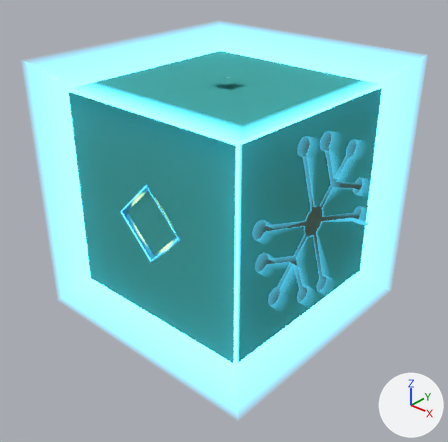
Before and after pictures for a commit that changed the Blender file box-3.0.blend.
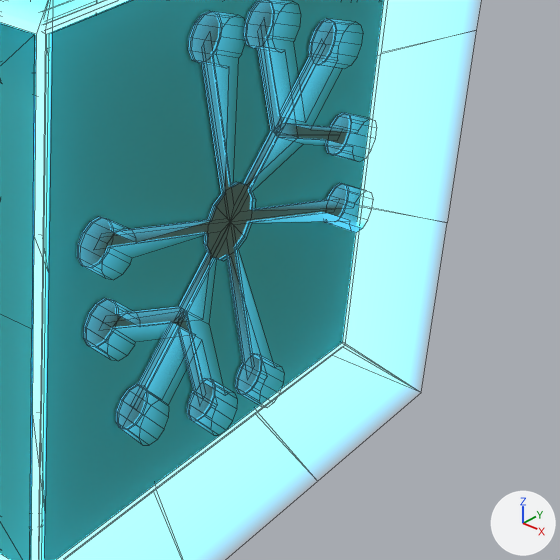
There are two pictures of each version: one whole from a 50 mm camera at (3.636, -4.061, 2.536) aimed at (0.08, -0.128, -0.28), one close up on the part from 49% to 100% of the width and 30% to 81% of the height. Lighting does not change. The marker at lower right points along +X, +Y and +Z. The close-ups show mesh edges as thin lines.

Script lines for the objects in view, before the commit:
```python
ob_drip_center = bpy.data.objects.new('drip-center', me_circle_003)
ob_drip_center.parent = ob_drip_panel
ob_drip_center.location = (1.022, 0.0000901, 0.0000901)
ob_drip_center.rotation_euler = (2.356, 0.0, 0.0)  # degrees (135, 0, 0)
ob_drip_center.scale = (1.03, 1.03, 1.03)
ob_drip_panel = bpy.data.objects.new('drip-panel', me_cube_005)
ob_drip_panel.location = (1.0, 0.0, 0.0)
ob_drip_panel.scale = (0.972, 0.972, 0.972)
ob_drip_point_003 = bpy.data.objects.new('drip-point.003', me_circle_010)
ob_drip_point_003.parent = ob_drip_panel
ob_drip_point_003.location = (1.022, -0.218, 0.754)
ob_drip_point_003.rotation_euler = (2.356, 0.0, 0.0)  # degrees (135, 0, 0)
ob_drip_point_003.scale = (1.03, 1.03, 1.03)
# also in view: 'drip-path.008' at (1.022, 0.114, -0.384); 'drip-path.003' at (1.022, -0.113, 0.385); 'drip-point.002' at (1.022, -0.752, 0.221); 'drip-path.006' at (1.022, 0.364, 0.142); 'drip-path-glow' at (1.02, 0.0, 0.0)
```
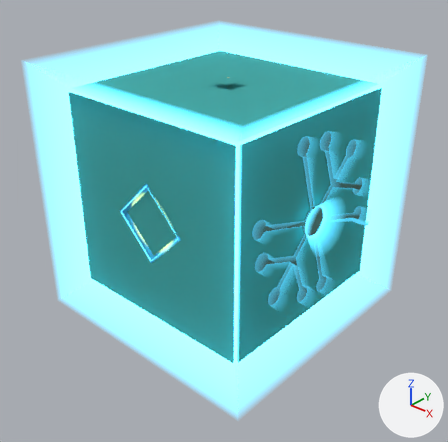
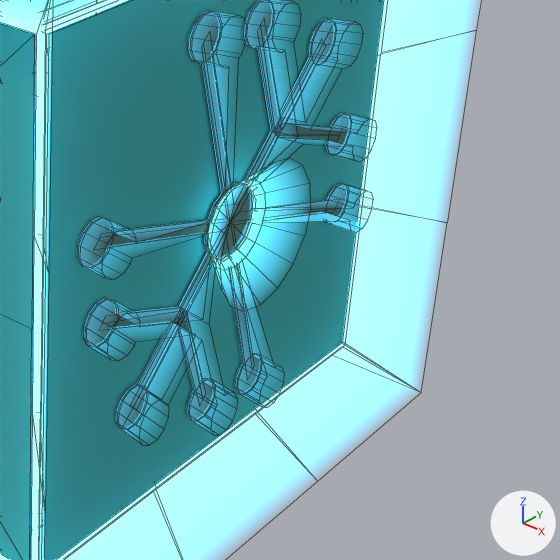
Where the change shows, as pixel boxes [x1, y1, x2, y2] in the close-ups (560 x 560 px):
'drip-panel', moved
    both: [42, 0, 384, 560]
'drip-path-glow', reshaped
    both: [77, 0, 365, 429]
'drip-path.001', reshaped
    before: [99, 223, 230, 330]
    after: [99, 308, 187, 330]
'drip-path.002', reshaped
    both: [93, 219, 230, 250]
'drip-center-glow', added (cyan)
    after: [207, 179, 266, 270]
'drip-path.003', reshaped
    both: [202, 33, 234, 221]
'drip-path.004', reshaped
    before: [230, 18, 281, 222]
    after: [231, 18, 281, 220]
'drip-path-bg', reshaped
    both: [79, 0, 344, 428]
'drip-path.000', reshaped
    before: [130, 308, 187, 410]
    after: [130, 223, 230, 410]
'drip-path.006', reshaped
    before: [231, 124, 343, 220]
    after: [230, 124, 343, 222]
'drip-path.008', reshaped
    both: [227, 222, 254, 380]
'drip-path.007', reshaped
    both: [231, 199, 340, 225]
'drip-center', recoloured, reshaped
    before: [207, 183, 253, 260]
    after: [207, 184, 252, 258]
'drip-point.002', reshaped
    both: [80, 218, 113, 268]
'drip-point.003', reshaped
    both: [191, 11, 222, 63]
'drip-point.001', reshaped
    both: [86, 299, 118, 347]
'drip-path.009', reshaped
    both: [178, 310, 206, 406]
'drip-point.004', reshaped
    both: [247, 0, 275, 49]
'drip-path.005', reshaped
    before: [274, 39, 326, 136]
    after: [274, 39, 326, 134]
'drip-point.000', reshaped
    both: [118, 385, 148, 430]
'drip-point.005', reshaped
    both: [311, 19, 337, 65]
'drip-point.009', reshaped
    both: [189, 379, 216, 421]
'drip-point.006', reshaped
    both: [328, 113, 352, 156]
'drip-point.008', reshaped
    both: [238, 354, 262, 394]
'drip-point.007', reshaped
    both: [328, 183, 349, 222]

The change, as a list of edits to the scene's bpy script:
```text
Change mat_drip_center_glow:
    where n0 = _N.new('ShaderNodeBsdfPrincipled'); n0.name = 'Principled BSDF'
    remove n0.inputs[2].default_value = 0.0  # 'Roughness'
    remove n0.inputs[4].default_value = 0.0  # 'Alpha'
    n0.inputs[27].default_value: (0.0185, 0.685, 1.0, 1.0) -> (0.102, 0.687, 1.0, 1.0)  # 'Emission Color', cyan #25d8ff -> 'Emission Color', cyan #5ad8ff
    add n2 = _N.new('ShaderNodeVertexColor'); n2.name = 'Color Attribute'
    add n2.layer_name = 'Color'
    add _L.new(n2.outputs[1], n0.inputs[4])  # 'Alpha' to 'Alpha'
Add me_circle_025:
    me_circle_025.from_pydata(...)  # 48 vertices, 32 faces; spans x 0.0..0.152, y -0.279..0.279, z -0.279..0.279
    me_circle_025.materials.append(mat_drip_center_glow)
Change ob_drip_panel:
    add ob_drip_panel.parent = ob_box
Add ob_box:
    ob_box = bpy.data.objects.new('box', None)
    ob_box.location = (0.0, 0.0, 0.0)
Add ob_drip_center_glow:
    ob_drip_center_glow = bpy.data.objects.new('drip-center-glow', me_circle_025)
    ob_drip_center_glow.parent = ob_drip_panel
    ob_drip_center_glow.matrix_parent_inverse = Matrix(((1.029, 0.0, 0.0, -1.029), (0.0, 1.029, 0.0, 0.0), (0.0, 0.0, 1.029, 0.0), (0.0, 0.0, 0.0, 1.0)))
    ob_drip_center_glow.location = (1.022, 0.0000901, 0.0000901)
```
